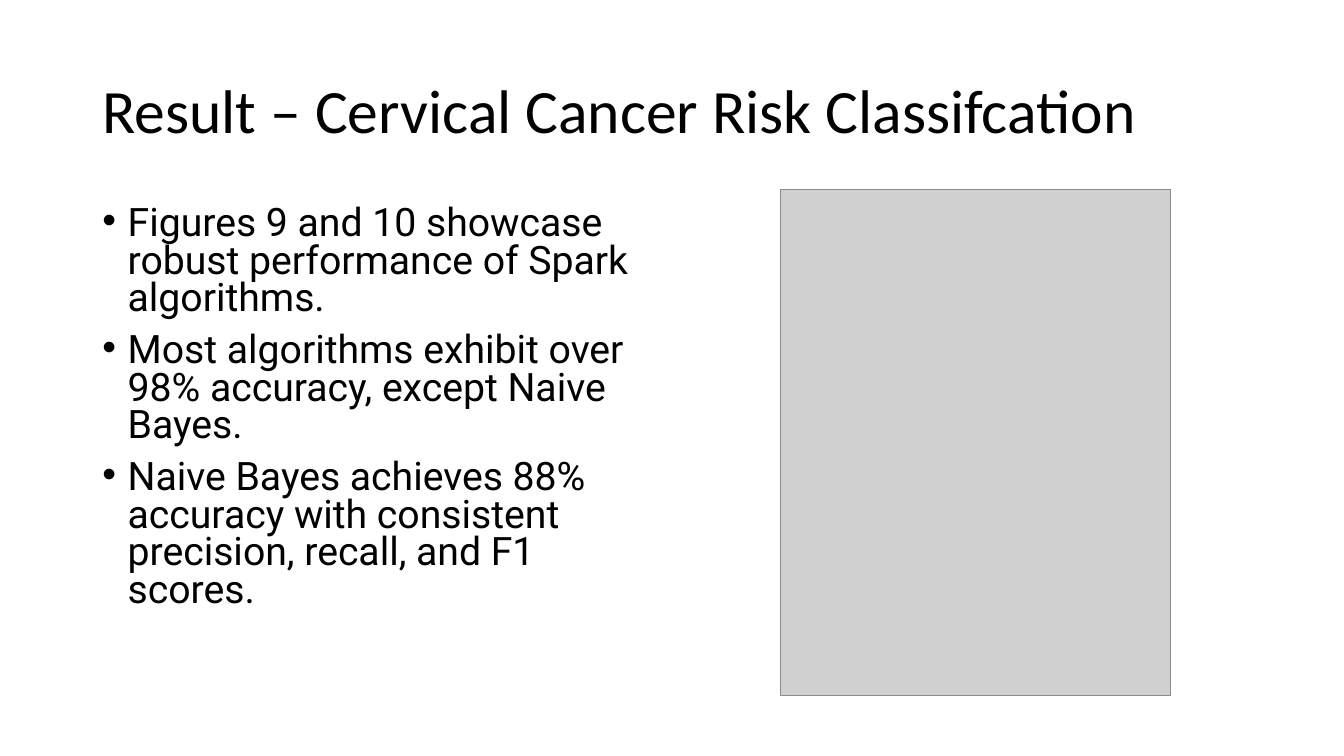
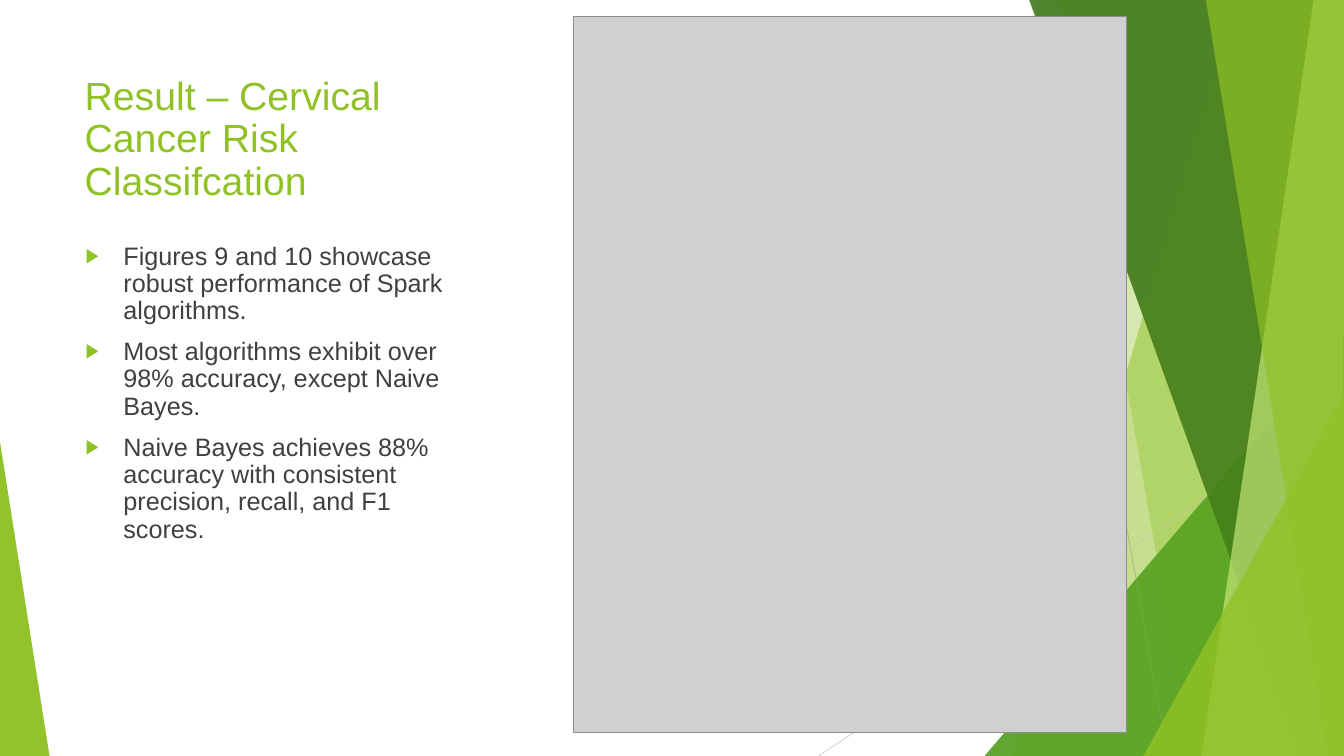
Before and after one commit to nhatthuan97/Qualifying_Final, a slide deck: slide 30 of Presentation.pptx. Drawn at 1344x756 pixels with LibreOffice and Linux fonts; fonts in the diff are those of the drawing; grey boxes stand for pictures. Boxes give left, top, right and bottom in pixels: in the first picture for what was removed or moved away, otherwise in the second. Text is boxed around its words. In the diff, an @@ line names an element or a change of style, - is before the commit and + after.

```diff
--- a/Presentation.pptx
+++ b/Presentation.pptx
@@ picture: place and size @@
-picture at bbox=[780, 190, 1172, 696]
+picture at bbox=[574, 16, 1127, 732]
@@ title "Result – Cervical Cancer Risk ...": place and size @@
-title "Result – Cervical Cancer Risk ..." at bbox=[102, 90, 1136, 134]
+title "Result – Cervical Cancer Risk ..." at bbox=[85, 81, 380, 196]
@@ title "Result – Cervical Cancer Risk ..." at bbox=[85, 81, 380, 196]: size 44 to 28 pt, font Calibri to Arial, text colour #000000 to #90C226 @@
@@ text "Figures 9 and 10 showcase ...": place and size @@
-text "Figures 9 and 10 showcase ..." at bbox=[128, 206, 628, 604]
+text "Figures 9 and 10 showcase ..." at bbox=[123, 246, 443, 539]
@@ text "Figures 9 and 10 showcase ..." at bbox=[123, 246, 443, 539]: size 28 to 18 pt, font Roboto to Arial, text colour #000000 to #404040; bullet • to ▶; line spacing 0.8 to 0.9 @@
@@ group added at bbox=[0, 0, 1344, 756]: 5 freeform shapes, 3 triangles @@
@@ group added at bbox=[0, 0, 1344, 756]: 5 freeform shapes, 3 triangles, 2 lines @@
```
Also in this commit, not shown: 42 other slides changed, 1 slide added.
